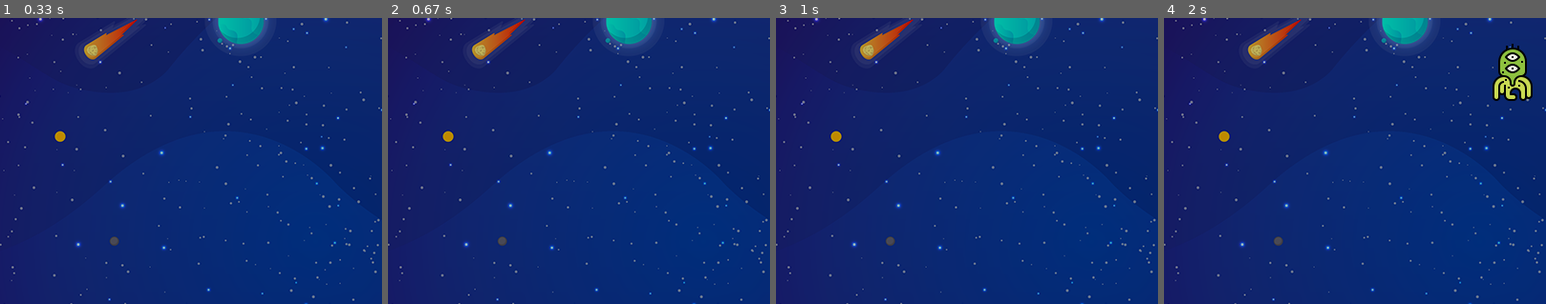
Above: before the commit, frames 1-4 (left to right).
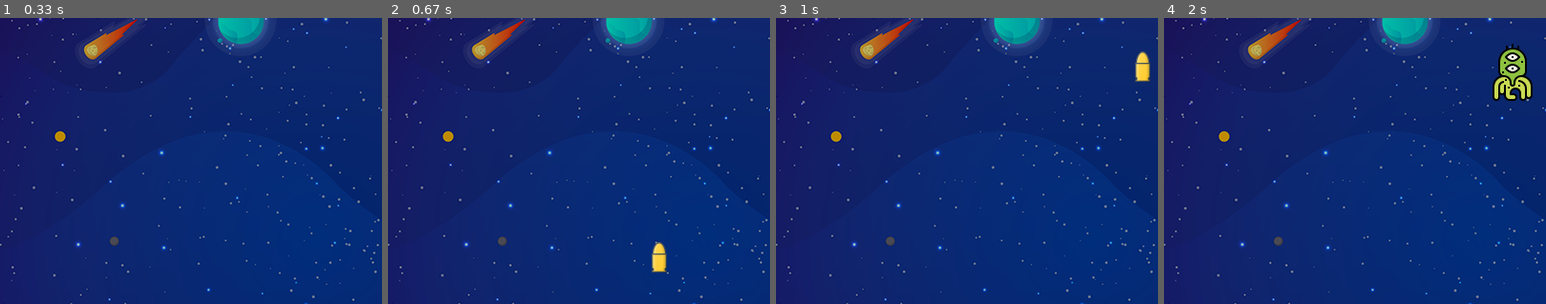
Above: after the commit, the same moments.

Repository: DatAmstrongest/SpaceInvader-Pygame
Game: pygame game, started from main.py
Two runs of this game, one before a commit and one after it. Both use one fixed random seed, a clock stepped at 60 frames per second and the inputs below.
Inputs:
- Up to frame 1 (0.33 s): no input
- Up to frame 2 (0.67 s): tap Space at 0.33 s
- Up to frame 3 (1 s): hold Right from 0.67 s (still down); tap Space at 0.73 s
- Up to frame 4 (2 s): tap Space at 1.03, 1.23, 1.53, 1.73 s; release Right at 1.13 s; hold Right 1.17-1.63 s; hold Left from 1.67 s (still down)
The pictures show only the part of the screen within x 15-65%, y 11-61%; the shares and areas given below are measured in that part.

Frame 1 is identical in both runs. In frame 2, 0.4% of the frame differs, in the area x 69-73%, y 78-89%; in frame 3, 0.4%; in frame 4, nothing differs.

Commit message:
Bullet is added

Diff:
--- a/main.py
+++ b/main.py
@@ -28,11 +28,24 @@
 enemyX_change = 4
 enemyY_change = 40
 
+# Bullet
+bulletImage = pygame.image.load("bullet.png")
+bulletX = 0
+bulletY = 480
+bulletX_change = 0
+bulletY_change = 10
+bullet_state = "ready"
+
 def player(x,y):
     screen.blit(playerImage,(x,y))
 
 def enemy(x,y):
     screen.blit(enemyImage,(x,y))
+
+def fire_bullet(x,y):
+    global bullet_state
+    bullet_state = "fire"
+    screen.blit(bulletImage, (x+16,y+10))
 
 # Game Loop
 running = True
@@ -49,6 +62,8 @@
                 playerX_change = -5
             if event.key == pygame.K_RIGHT:
                 playerX_change = 5
+            if event.key == pygame.K_SPACE:
+                fire_bullet(playerX, bulletY)
         if event.type == pygame.KEYUP:
             if event.key == pygame.K_LEFT or event.key == pygame.K_RIGHT:
                 playerX_change = 0
@@ -71,6 +86,10 @@
         enemyX_change = -4
         enemyY += enemyY_change
 
+    # Bullet Movement
+    if bullet_state is "fire":
+        fire_bullet(playerX,bulletY)
+        bulletY -= bulletY_change
     player(playerX,playerY)
     enemy(enemyX, enemyY)
     pygame.display.update()
Binary file added: bullet.png
